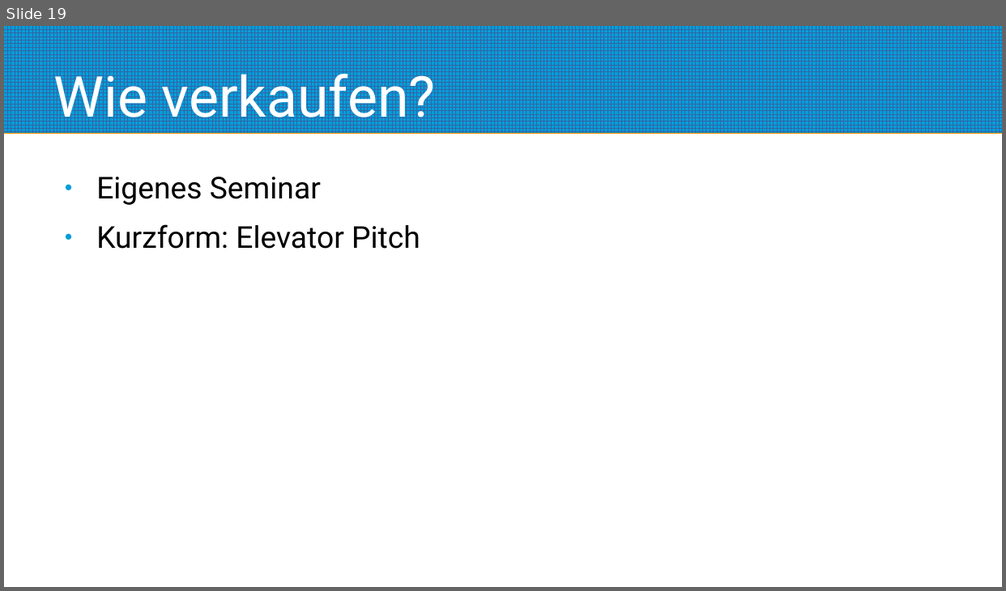
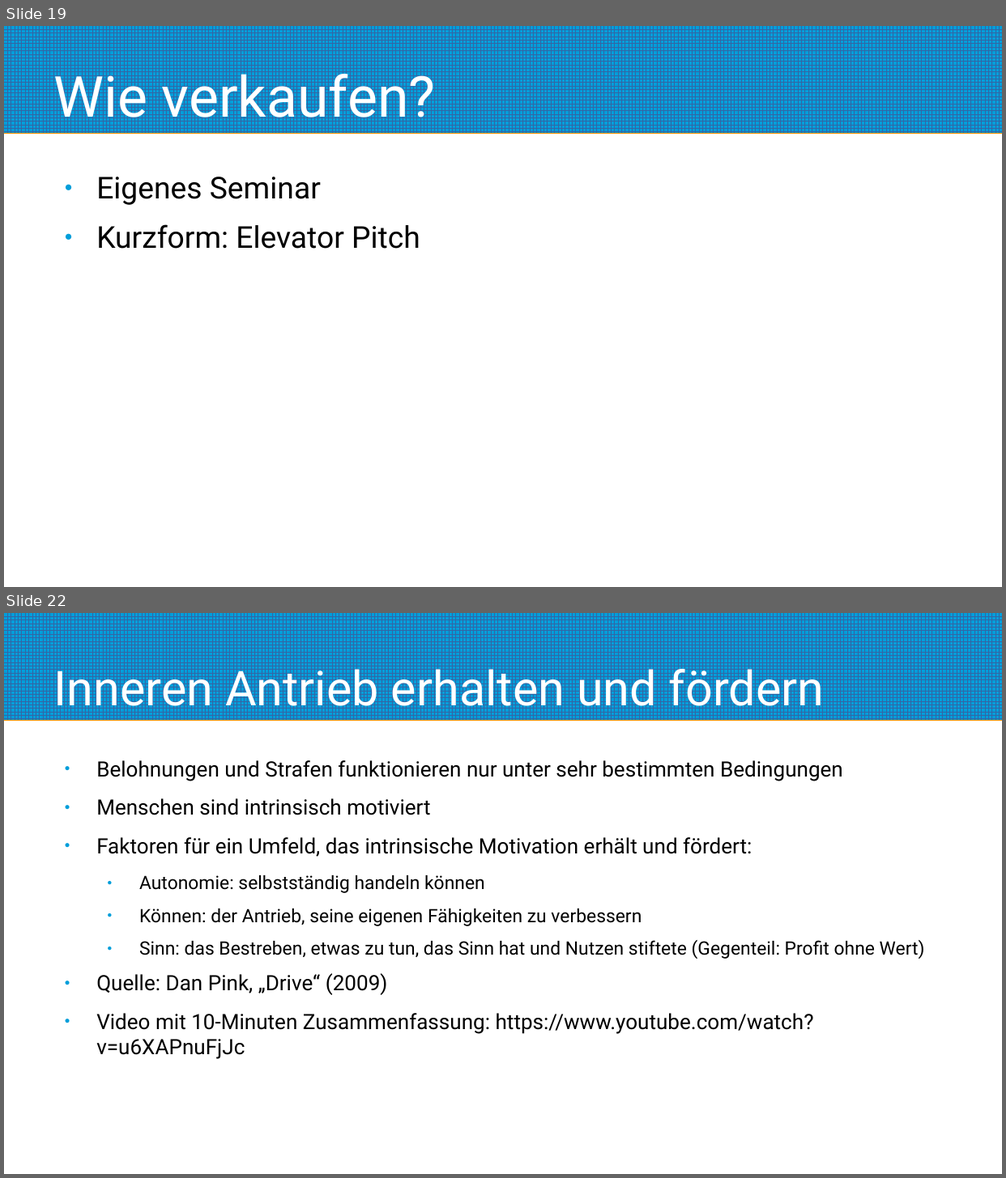
Before and after one commit to roskakori/talks, a slide deck: campus02/erweiterte_aspekte_der_agilitaet/04 Kanban Umsetzen/11 Verbesserung im widrigen Umfeld.odp. Shown one above the other, each under a label of ours: slide 19 before the commit, slides 19 and 22 after it; the slides between them are not shown. The pictures are 1006x591 and 1006x1178 pixels, drawn with LibreOffice and Linux fonts; fonts in the diff are those of the drawing. Boxes give left, top, right and bottom in pixels: in the first picture for what was removed or moved away, otherwise in the second. Text is boxed around its words. In the diff, an @@ line names an element or a change of style, - is before the commit and + after.

Commit message:
* 02/03 Backlog und Priorisierung   * Prioisieren mit ICE-Scoring ergänzt   * Prioisieren mit Story Maps ergänzt
* 04/06 Kanban Metriken und Service Level
  * Scrum SLA präzisiert: Aufgaben vs Sprint-Ziele
  * Zusammenfassung vervollständigt.

* 04/11 Verbesserung im widrigen Umfeld
  * Folie zu Gelassenheit ergänzt
  * Folie zu innerem Antrieb ergänzt

```diff
--- a/campus02/erweiterte_aspekte_der_agilitaet/04 Kanban Umsetzen/11 Verbesserung im widrigen Umfeld.odp
+++ b/campus02/erweiterte_aspekte_der_agilitaet/04 Kanban Umsetzen/11 Verbesserung im widrigen Umfeld.odp
@@ slide 22 added at (4, 613, 1002, 1174), background #FFFFFF; not listed: 1 template element that a slide beside it also shows @@
@@ title added at (53, 662, 825, 717), 38.2 pt, text #FFFFFF @@
+Inneren Antrieb erhalten und fördern
@@ text added at (96, 760, 925, 1059), 16.8 pt, text #000000 @@
+● Belohnungen und Strafen funktionieren nur unter sehr bestimmten Bedingungen
+● Menschen sind intrinsisch motiviert
+● Faktoren für ein Umfeld, das intrinsische Motivation erhält und fördert:
+  ● Autonomie: selbstständig handeln können
+  ● Können: der Antrieb, seine eigenen Fähigkeiten zu verbessern
+  ● Sinn: das Bestreben, etwas zu tun, das Sinn hat und Nutzen stiftete (Gegenteil: Profit ohne Wert)
+● Quelle: Dan Pink, „Drive“ (2009)
+● Video mit 10-Minuten Zusammenfassung: https://www.youtube.com/watch?v=u6XAPnuFjJc
```
Also in this commit, not shown: 2 other slides added, 3 other files.
